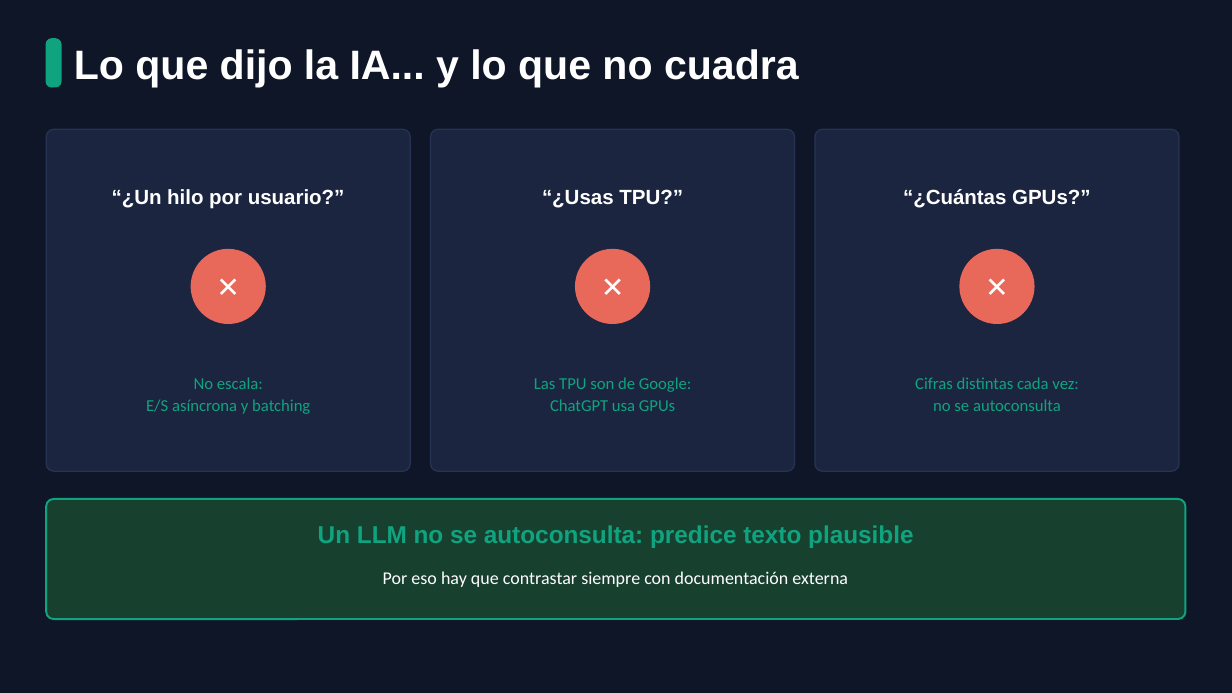
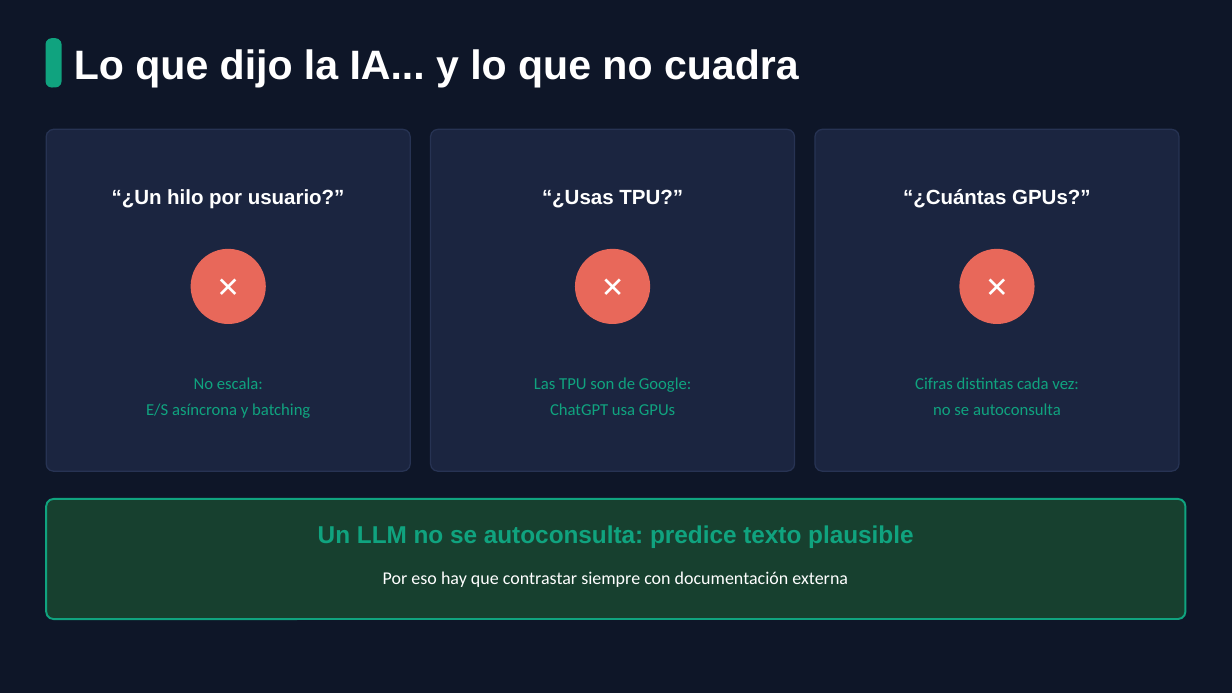
Before and after one commit to NickKF17/Dam_Nick, a slide deck: slide 8 of Dam2_Nick/Programacion de Servicios y Procesos/ChatGPT_Presentacion_Visual.pptx. Drawn at 1232x693 pixels with LibreOffice and Linux fonts; fonts in the diff are those of the drawing. Boxes give left, top, right and bottom in pixels: in the first picture for what was removed or moved away, otherwise in the second. Text is boxed around its words. In the diff, an @@ line names an element or a change of style, - is before the commit and + after.

```diff
--- a/Dam2_Nick/Programacion de Servicios y Procesos/ChatGPT_Presentacion_Visual.pptx
+++ b/Dam2_Nick/Programacion de Servicios y Procesos/ChatGPT_Presentacion_Visual.pptx
@@ line spacing 17pt to 1.31 in 3 elements at box(146, 377, 310, 418), box(534, 377, 691, 415), box(915, 377, 1079, 415) @@
```
Also in this commit, not shown: 5 other slides changed, 2 slides added, 2 slides removed, 3 other files.
